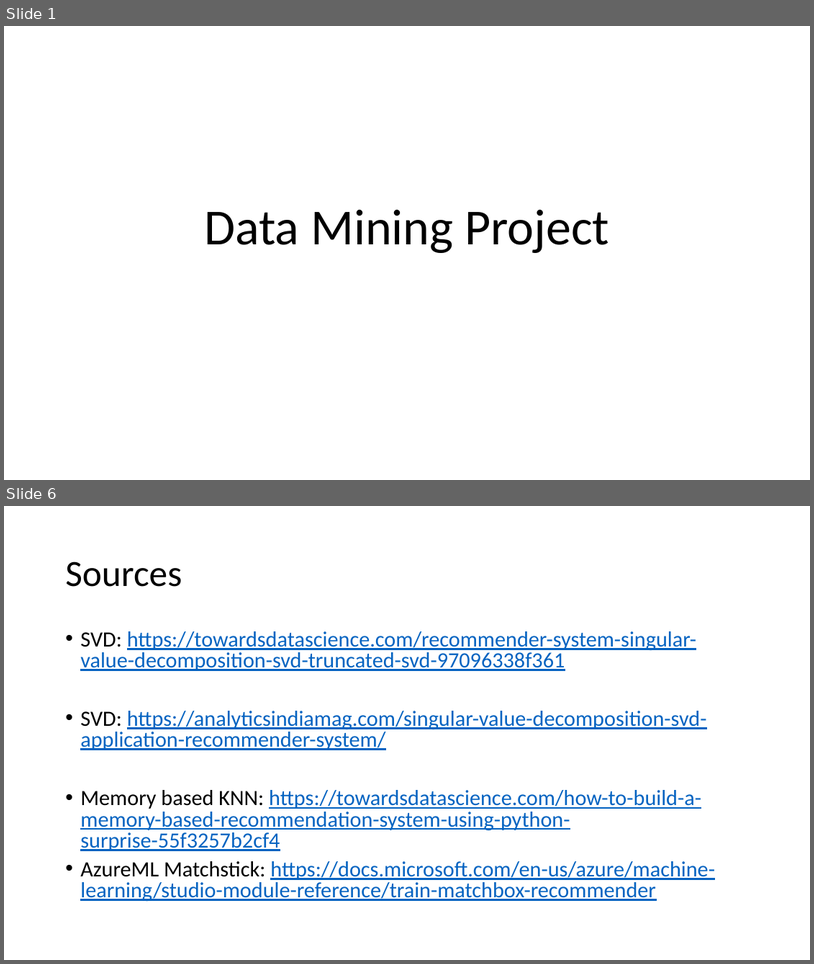
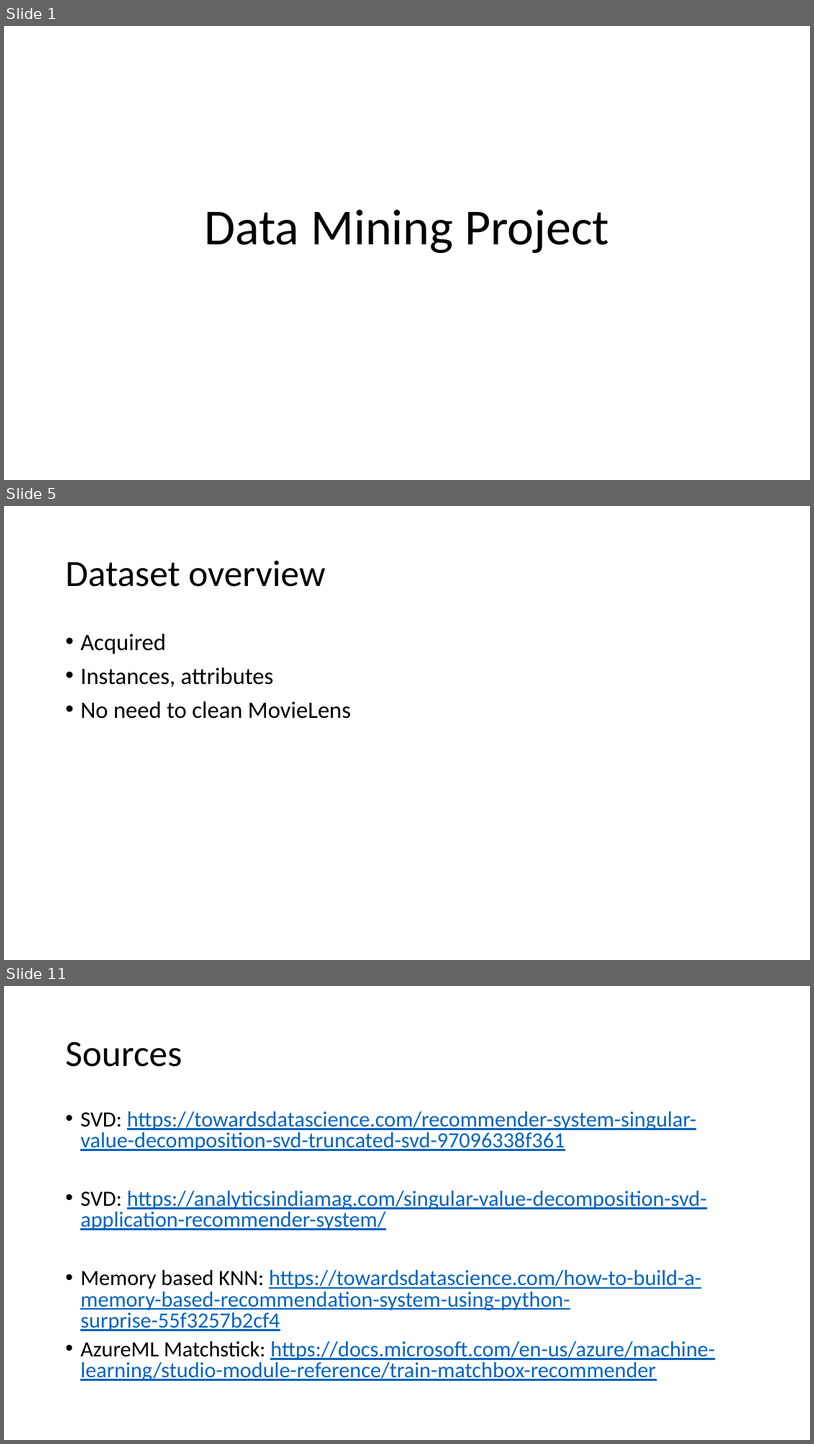
Before and after one commit to deejayrusso/Movie-Recommendation-System, a slide deck: Data Mining Project.pptx. Shown one above the other, each under a label of ours: slides 1 and 6 before the commit, slides 1, 5 and 11 after it; the slides between them are not shown. The pictures are 814x964 and 814x1444 pixels, drawn with LibreOffice and Linux fonts; fonts in the diff are those of the drawing. Boxes give left, top, right and bottom in pixels: in the first picture for what was removed or moved away, otherwise in the second. Text is boxed around its words. In the diff, an @@ line names an element or a change of style, - is before the commit and + after.

```diff
--- a/Data Mining Project.pptx
+++ b/Data Mining Project.pptx
@@ slide 5 added at <box>4,506,810,960</box>, background #FFFFFF @@
@@ title added at <box>65,560,325,587</box>, 44 pt, text #000000 @@
+Dataset overview
@@ text added at <box>80,633,351,718</box>, 28 pt, text #000000 @@
+• Acquired
+• Instances, attributes
+• No need to clean MovieLens
@@ what was slide 6 is now slide 11 @@
```
Also in this commit, not shown: 2 slides changed, 5 other slides added, 1 slide removed.
